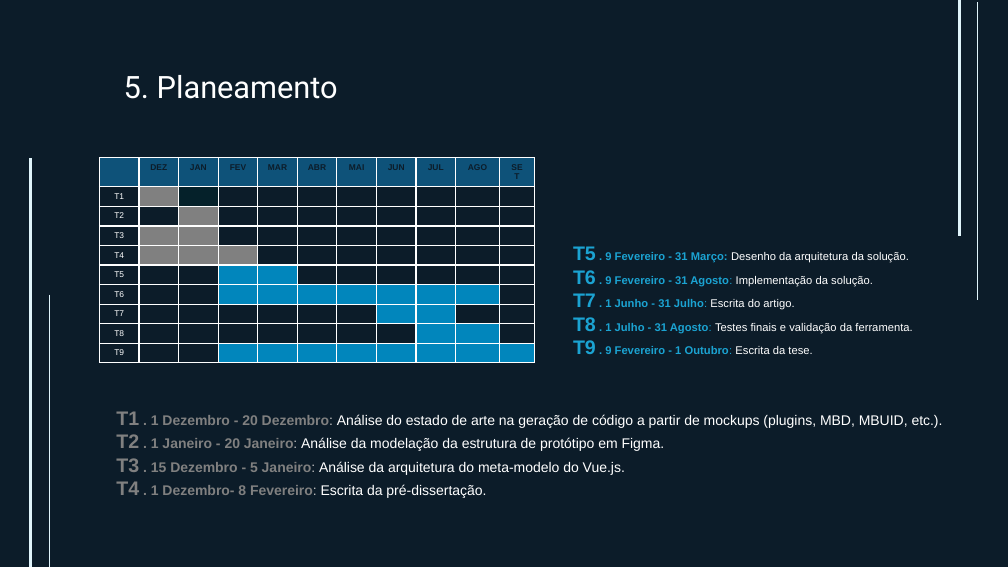
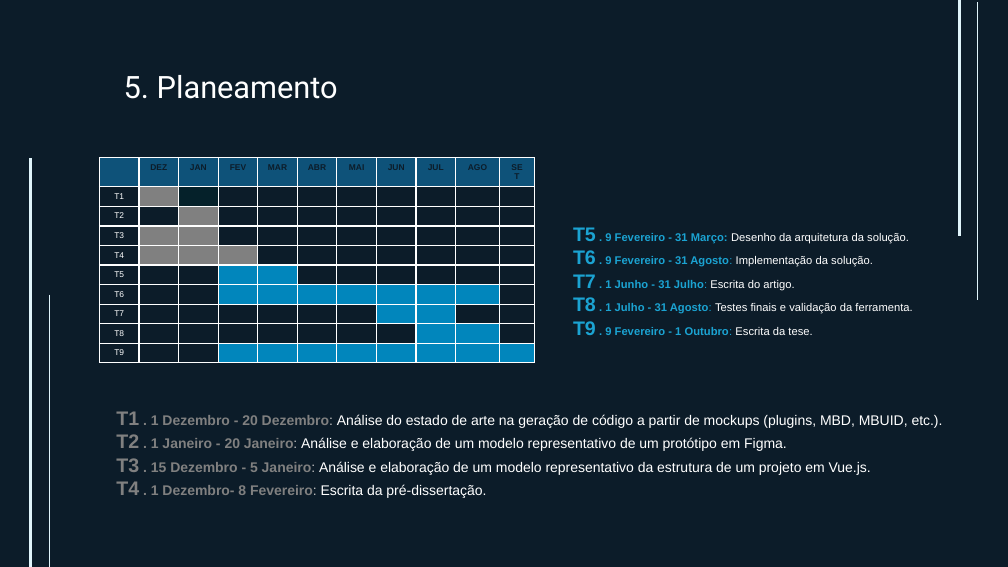
Before and after one commit to joaocasr/figma2vuejs, a slide deck: slide 17 of docs/RPD-APRESENTACAO.pptx. Drawn at 1008x567 pixels with LibreOffice and Linux fonts; fonts in the diff are those of the drawing. Boxes give left, top, right and bottom in pixels: in the first picture for what was removed or moved away, otherwise in the second. Text is boxed around its words. In the diff, an @@ line names an element or a change of style, - is before the commit and + after.

```diff
--- a/docs/RPD-APRESENTACAO.pptx
+++ b/docs/RPD-APRESENTACAO.pptx
@@ text "T5 . 9 Fevereiro - ...": place and size @@
-text "T5 . 9 Fevereiro - ..." at (573,246,912,357)
+text "T5 . 9 Fevereiro - ..." at (573,227,912,337)
@@ text at (116,434,871,475): text changed @@
-T2 . 1 Janeiro - 20 Janeiro: Análise da modelação da estrutura de protótipo em Figma.
-T3 . 15 Dezembro - 5 Janeiro: Análise da arquitetura do meta-modelo do Vue.js.
+T2 . 1 Janeiro - 20 Janeiro: Análise e elaboração de um modelo representativo de um protótipo em Figma.
+T3 . 15 Dezembro - 5 Janeiro: Análise e elaboração de um modelo representativo da estrutura de um projeto em Vue.js.
```
Also in this commit, not shown: 3 other slides changed.
